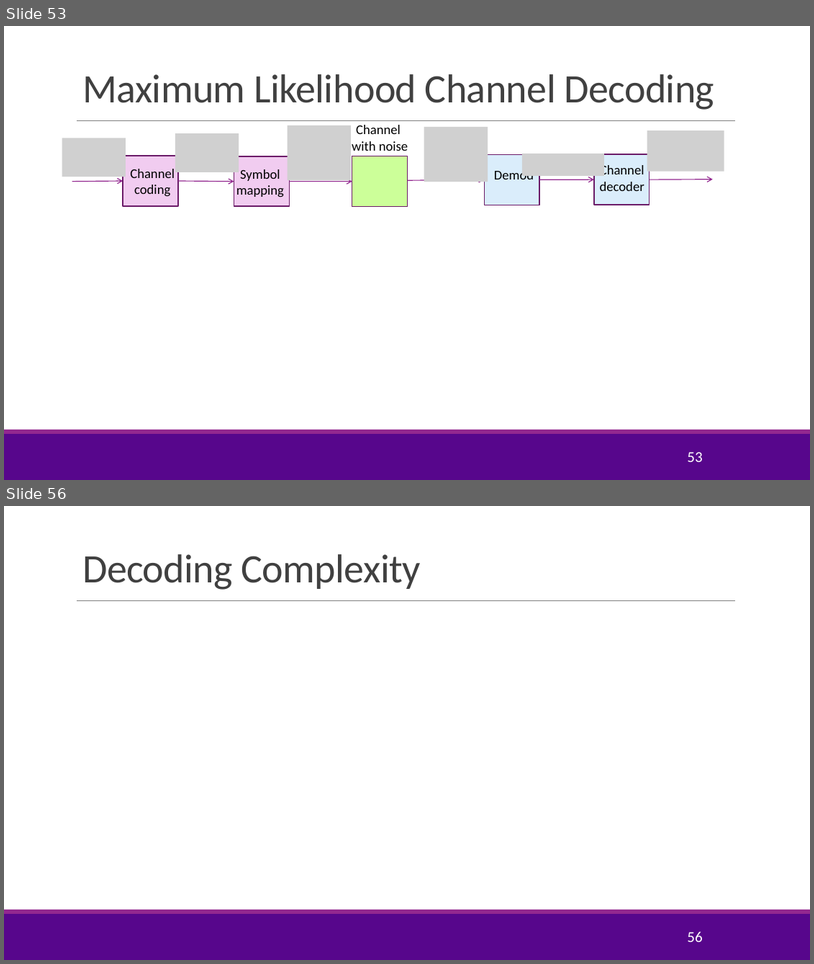
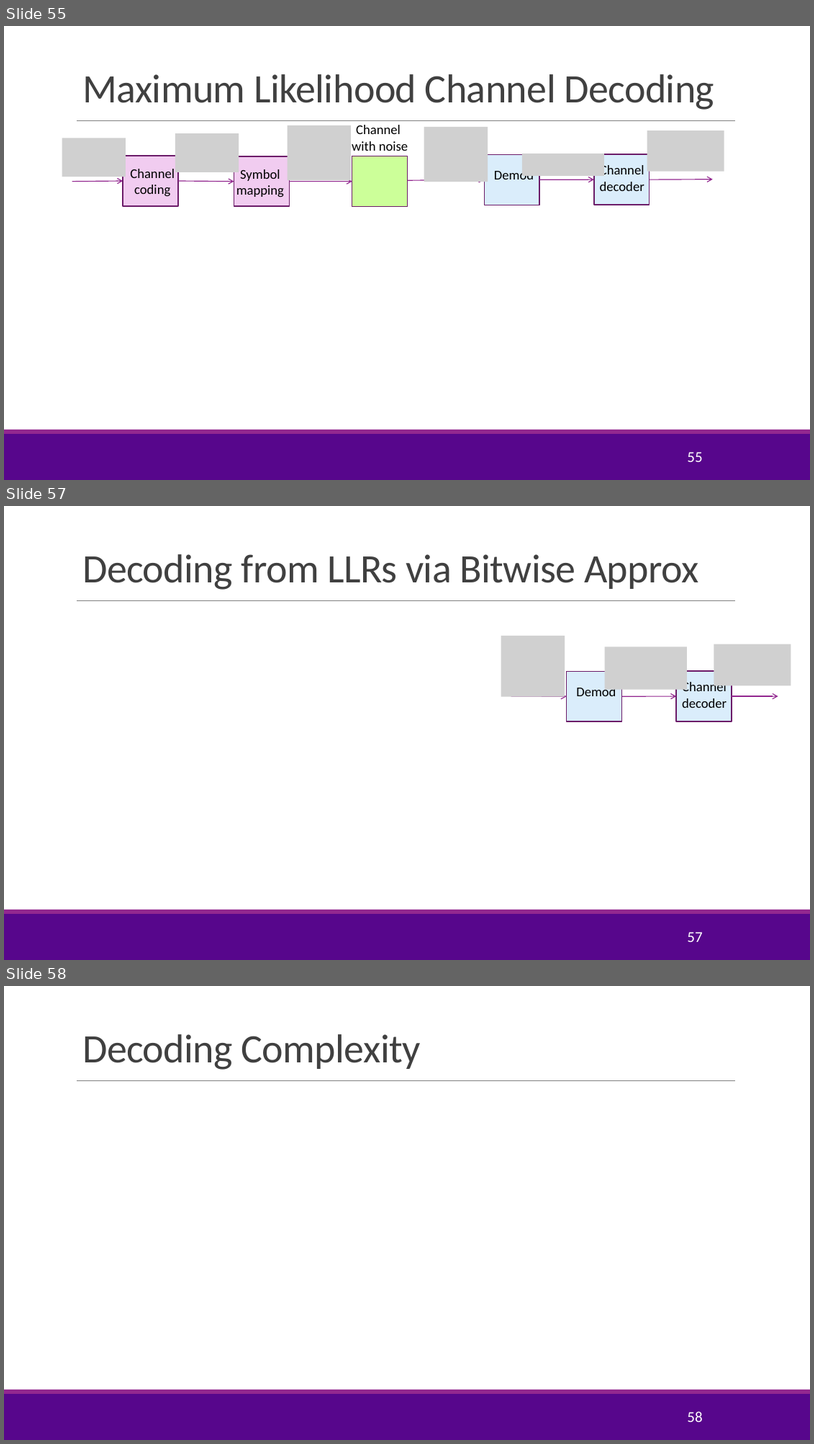
Before and after one commit to sdrangan/wirelesscomm, a slide deck: lectures/Unit04_Coding.pptx. Shown one above the other, each under a label of ours: slides 53 and 56 before the commit, slides 55, 57 and 58 after it; the slides between them are not shown. The pictures are 814x964 and 814x1444 pixels, drawn with LibreOffice and Linux fonts; fonts in the diff are those of the drawing; grey boxes stand for pictures; background and template pictures are left out. Boxes give left, top, right and bottom in pixels: in the first picture for what was removed or moved away, otherwise in the second. Text is boxed around its words. In the diff, an @@ line names an element or a change of style, - is before the commit and + after.

```diff
--- a/lectures/Unit04_Coding.pptx
+++ b/lectures/Unit04_Coding.pptx
@@ slide 57 added at (4, 506, 810, 960), background #FFFFFF; not listed: 3 template elements that a slide beside it also shows @@
@@ title added at (82, 554, 700, 590), 48 pt, text #404040 @@
+Decoding from LLRs via Bitwise Approx
@@ picture added at (502, 636, 565, 697) @@
@@ picture added at (605, 646, 687, 690) @@
@@ picture added at (714, 644, 792, 686) @@
@@ rectangle added at (567, 671, 623, 721), fill #DAEDFB, outline #6C1D6A 1.25 pt @@
@@ rectangle added at (676, 671, 733, 721), fill #DAEDFB, outline #6C1D6A 1.25 pt @@
@@ arrow added from (512, 696) to (567, 697), #92278F 1 pt @@
@@ text added at (576, 685, 616, 696), 16 pt, text #000000 @@
+Demod
@@ arrow added from (622, 697) to (676, 696), #92278F 1 pt @@
@@ text added at (682, 680, 727, 708), 16 pt, text #000000 @@
+Channel decoder
@@ arrow added from (733, 696) to (778, 696), #92278F 1 pt @@
@@ page number added at (687, 932, 702, 942), 18 pt, text #FFFFFF @@
+57
@@ what was slide 53 is now slide 55 @@
@@ page number at (687, 452, 702, 462): text changed @@
-53
+55
@@ what was slide 56 is now slide 58 @@
@@ page number at (687, 1411, 702, 1422): text changed @@
-56
+58
```
Also in this commit, not shown: 8 slides changed, 10 other slides added, 3 slides removed, 3 other files.
